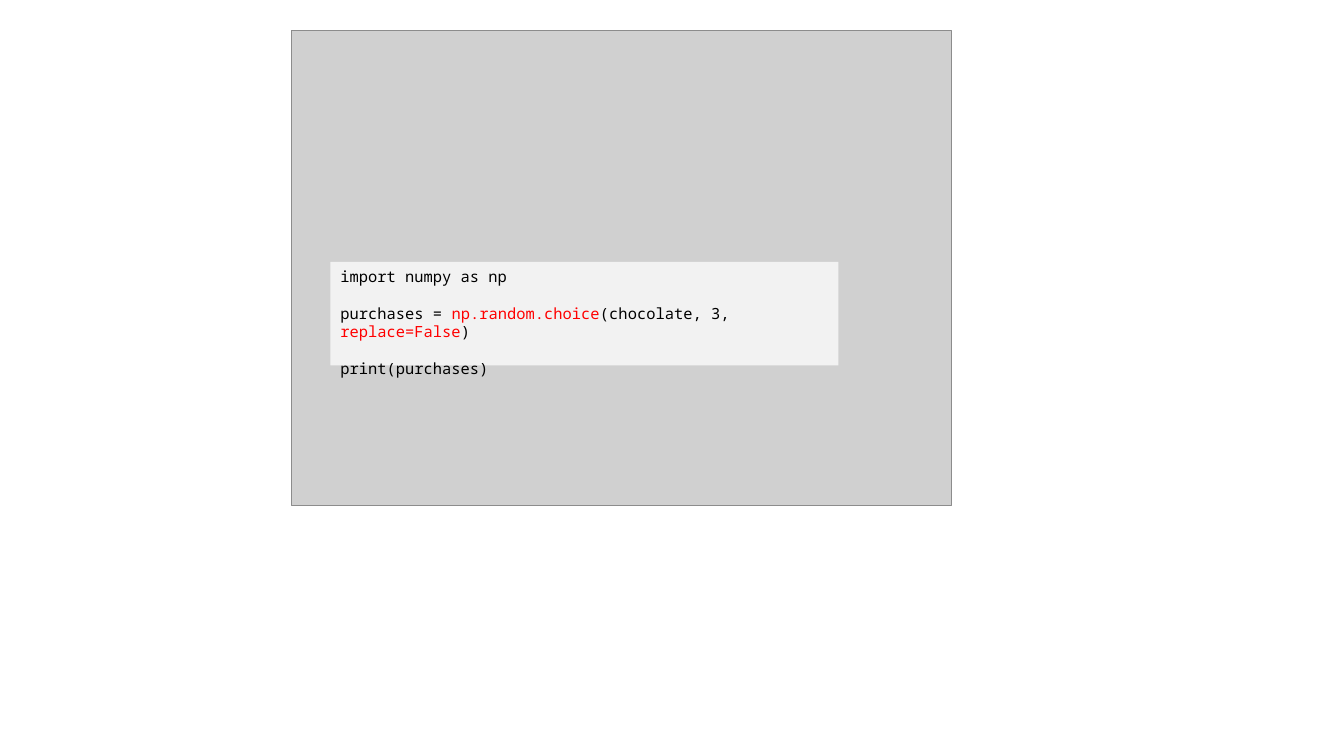
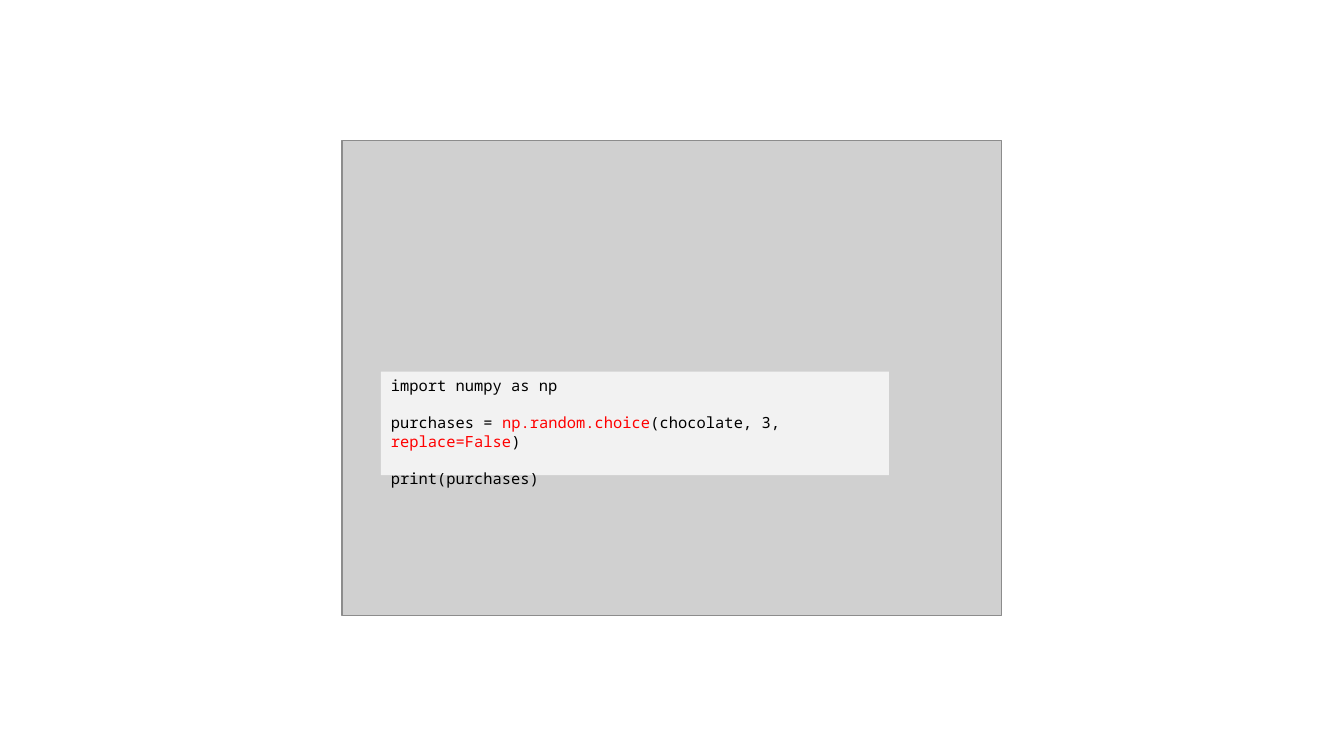
Before and after one commit to JNYH/DataCamp_Assessment, a slide deck: slide 16 of Statistical_Experimentation.pptx. Drawn at 1344x756 pixels with LibreOffice and Linux fonts; fonts in the diff are those of the drawing; grey boxes stand for pictures. Boxes give left, top, right and bottom in pixels: in the first picture for what was removed or moved away, otherwise in the second. Text is boxed around its words. In the diff, an @@ line names an element or a change of style, - is before the commit and + after.

```diff
--- a/Statistical_Experimentation.pptx
+++ b/Statistical_Experimentation.pptx
@@ picture: place and size @@
-picture at [291,31,952,506]
+picture at [342,140,1002,615]
@@ rectangle "import numpy as np": place and size @@
-rectangle "import numpy as np" at [331,262,839,366]
+rectangle "import numpy as np" at [381,372,889,476]
```
Also in this commit, not shown: 11 other slides changed, 29 slides added, 4 slides removed.
